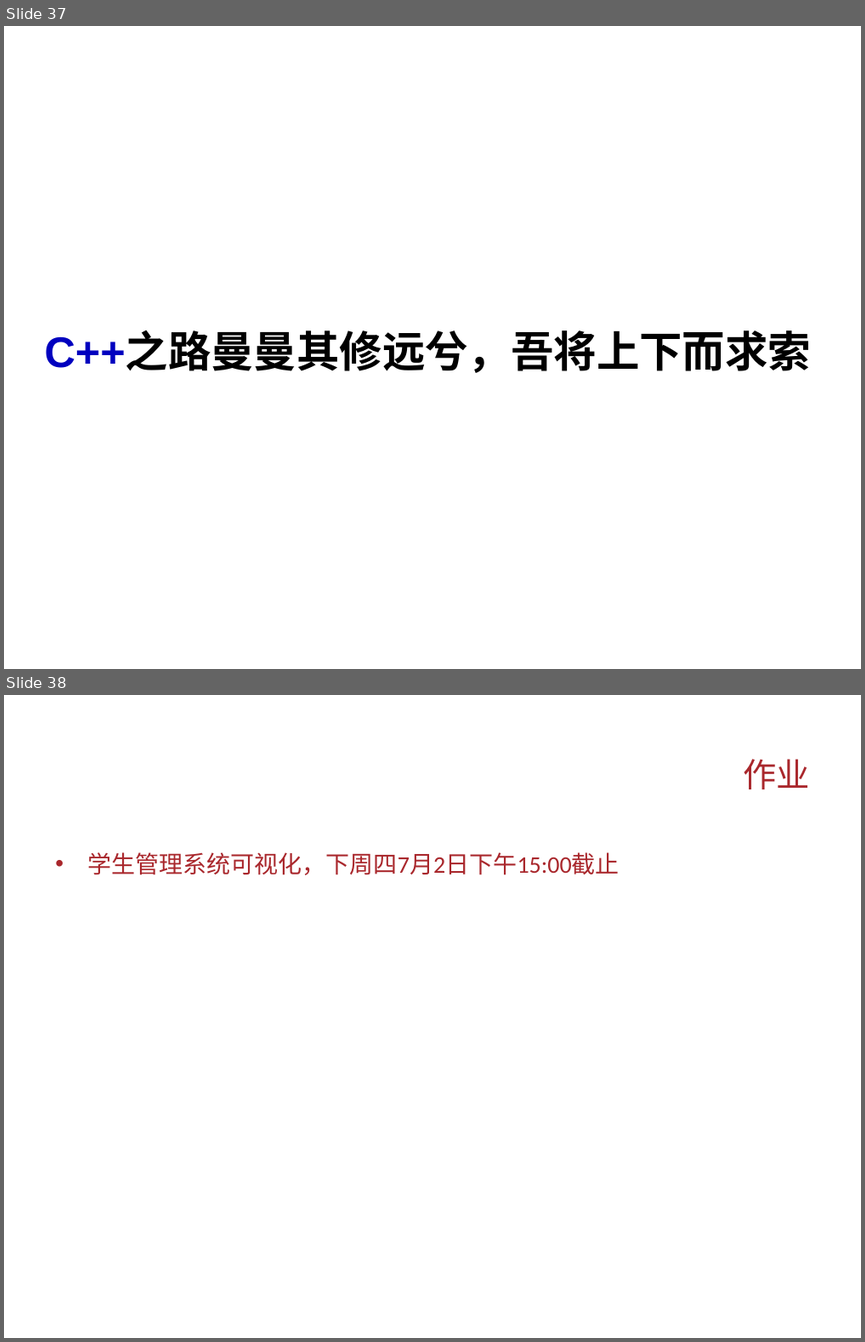
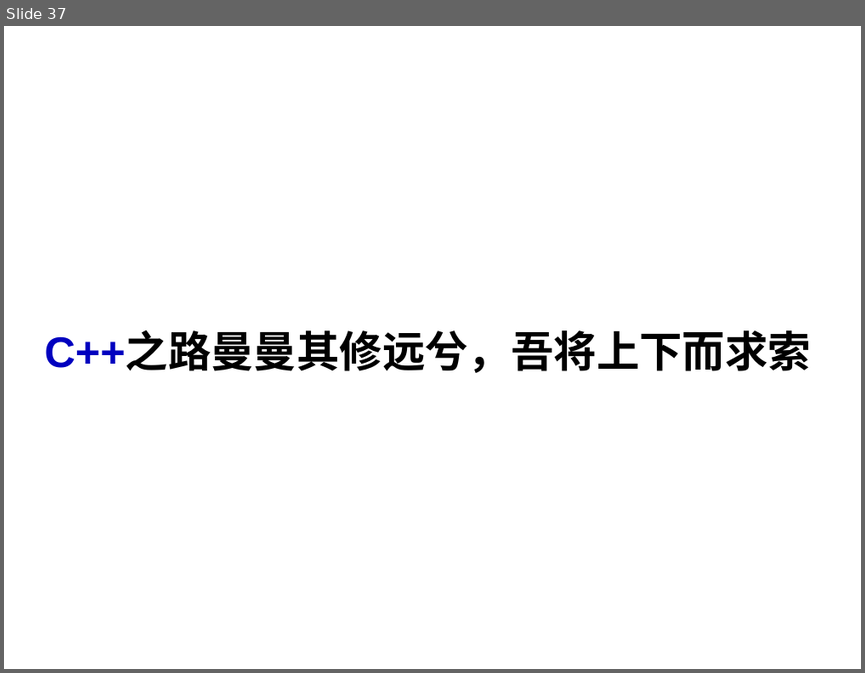
Before and after one commit to Changhe160/Changhe160.github.io, a slide deck: teachingRes/Cplusplus/unit13C++编程杂谈.ppt. Shown one above the other, each under a label of ours: slides 37 and 38 before the commit, slide 37 after it. The pictures are 865x1342 and 865x673 pixels, drawn with LibreOffice and Linux fonts; fonts in the diff are those of the drawing; background and template pictures are left out. Boxes give left, top, right and bottom in pixels: in the first picture for what was removed or moved away, otherwise in the second. Text is boxed around its words. In the diff, an @@ line names an element or a change of style, - is before the commit and + after.

```diff
--- a/teachingRes/Cplusplus/unit13C++编程杂谈.ppt
+++ b/teachingRes/Cplusplus/unit13C++编程杂谈.ppt
@@ slide 38 removed at [4, 695, 861, 1338], background picture (left out) @@
@@ title removed at [743, 759, 809, 789] @@
-作业
@@ text removed at [87, 852, 619, 875] @@
-• 学生管理系统可视化，下周四7月2日下午15:00截止
```
Also in this commit, not shown: 5 slides changed, 1 slide added, 3 other files.
